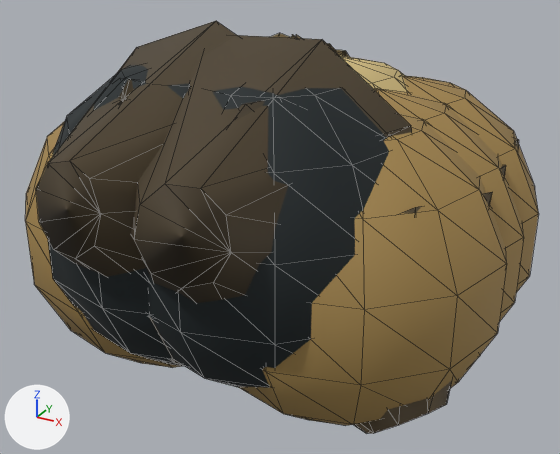
Before and after pictures for a commit that changed the glTF model public/models/CicadaStage2.glb.
Rendered twice from a 50 mm camera at (2.38, -4.25, 2.03) aimed at (0.09, -0.08, -0.06). The lights are fixed; the arrows at lower left show +X, +Y and +Z. The picture after the commit comes second. Mesh edges are drawn as thin lines. Vertices at exactly the same position are counted once.

Names of what the first picture shows: 'Optimized insect'.
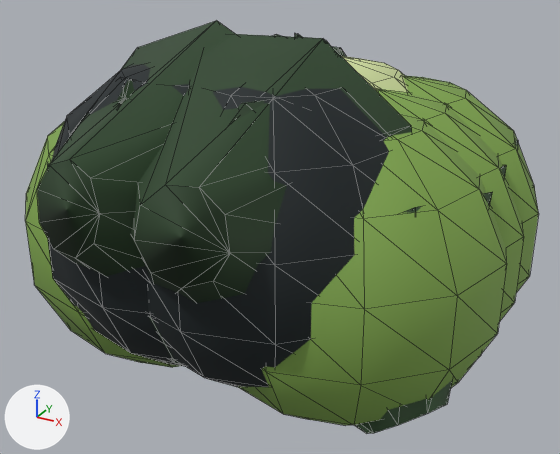
The newer file is also turned or shifted as a whole; pictures and numbers use the older file's frame.

What differs and where, as boxes (x1, y1, x2, y2) in the pictures (560 x 454 px; the box of a moved part takes in the faces that stretch with it):
'Optimized insect', recoloured, reshaped: (25, 21, 539, 433) in both
part 1 of me_complete_articulated_insect_anatomy, moved or reshaped (not visible afterwards): before (333, 49, 349, 57)
part 2 of me_complete_articulated_insect_anatomy, moved or reshaped (not visible afterwards): before (271, 33, 290, 38)
part 3 of me_complete_articulated_insect_anatomy, rebuilt (not visible before): after (332, 47, 346, 57)
part 4 of me_complete_articulated_insect_anatomy, moved or reshaped: before (36, 21, 412, 303); after (37, 21, 412, 303)

What the commit changed:
Material 'mat0' (mat_mat0) changes colour from brown #a3854c to green #7fa54c; in linear values from (0.366, 0.235, 0.0723) to (0.212, 0.376, 0.0723).
Material 'mat1' (mat_mat1) changes colour from brown #51442e to dark green #2e4a2c; in linear values from (0.0823, 0.0578, 0.0273) to (0.0273, 0.0685, 0.0252).
Material 'mat2' (mat_mat2) changes colour from yellow #d6bf82 to green #d8e6a6; in linear values from (0.672, 0.521, 0.223) to (0.687, 0.791, 0.381).
me_complete_articulated_insect_anatomy is used by ob_optimized_insect; location (0.0, 0.0, 0.0).
me_complete_articulated_insect_anatomy had 1566 vertices, 2920 faces and spanned x -1.62..1.62, y -1.6..1.51, z -1.1..1.31.
me_complete_articulated_insect_anatomy now has 1566 vertices, 2920 faces and spans x -1.62..1.62, y -1.6..1.51, z -1.1..1.32.
me_complete_articulated_insect_anatomy part 1: the loose piece of 18 vertices spanning x -1.08..0.42, y -0.67..0.97, z -0.82..1.15 is multiplied about its middle by the matrix ((0.988, 0.126, 0.086), (-0.134, 0.986, 0.103), (-0.072, -0.114, 0.991)), then moved by (0.0, 0.03, 0.02), in mat_mat1 (dark green #2e4a2c).
me_complete_articulated_insect_anatomy part 2: the loose piece of 18 vertices spanning x -1.01..0.57, y -0.57..1.04, z -0.78..1.17 is multiplied about its middle by the matrix ((0.944, -0.298, -0.143), (0.257, 0.933, -0.253), (0.209, 0.202, 0.957)), then moved by (-0.02, -0.04, -0.01), in mat_mat1 (dark green #2e4a2c).
me_complete_articulated_insect_anatomy part 3: the loose piece of 18 vertices spanning x -0.4..1.09, y -0.89..0.8, z -0.82..1.15 is rebuilt with 18 vertices and now spans x -1.09..0.39, y -0.69..0.98, z -0.82..1.15, in mat_mat1 (dark green #2e4a2c).
me_complete_articulated_insect_anatomy part 4: 24 vertices moved from x -1.17..1.19, y -1.6..0.21, z -0.6..1.31 to x -1.18..1.19, y -1.6..0.22, z -0.6..1.32; 20 vertices removed from x -0.95..0.95, y -0.22..0.38, z 0.17..0.19; 20 vertices added at x -1.22..1.23, y -0.26..0.43, z 0.17..0.19.
Other edits to the shape of me_complete_articulated_insect_anatomy do not show in these pictures.
me_complete_articulated_insect_anatomy no longer uses material mat_mat5 (brown #7c6a42).
